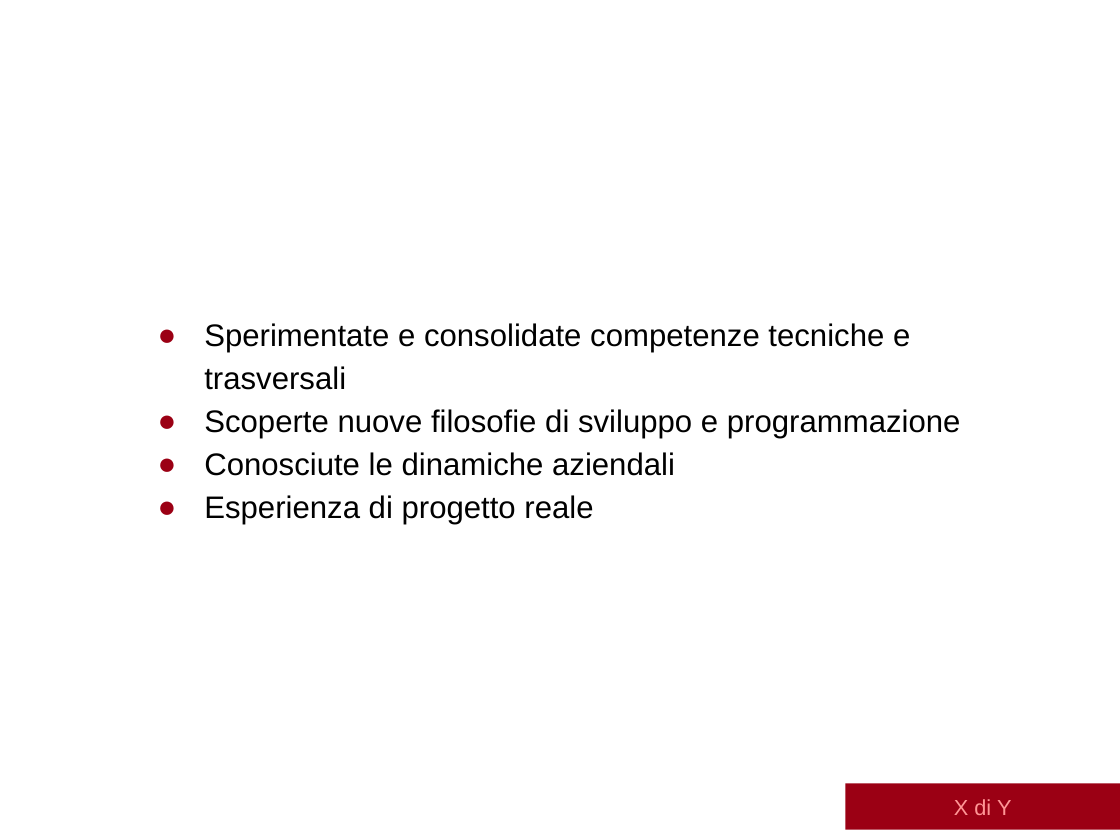
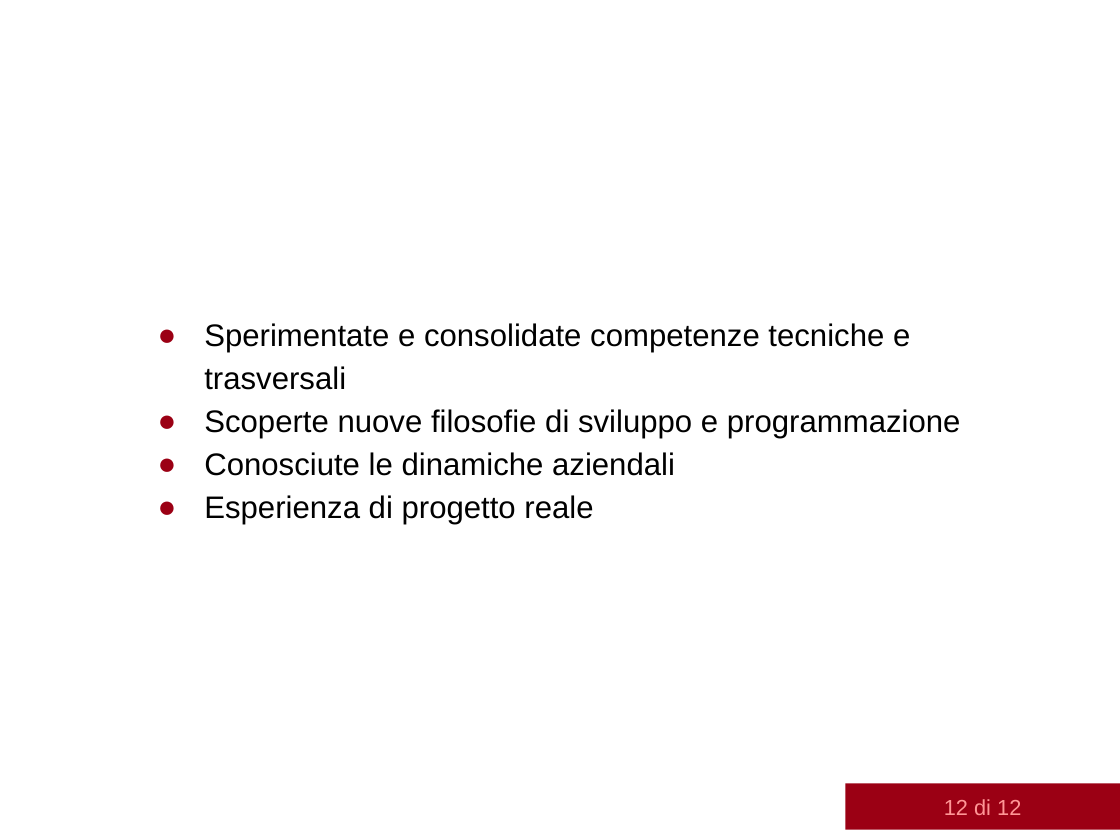
Before and after one commit to albertolazari/tesi, a slide deck: slide 12 of src/presentazione/slide-discussione.pptx. Drawn at 1120x840 pixels with LibreOffice and Linux fonts; fonts in the diff are those of the drawing; background and template pictures are left out. Boxes give left, top, right and bottom in pixels: in the first picture for what was removed or moved away, otherwise in the second. Text is boxed around its words. In the diff, an @@ line names an element or a change of style, - is before the commit and + after.

```diff
--- a/src/presentazione/slide-discussione.pptx
+++ b/src/presentazione/slide-discussione.pptx
@@ text in rectangle at (x1=944, y1=799, x2=1021, y2=815): text changed @@
-X di Y
+12 di 12
```
Also in this commit, not shown: 11 other slides changed.
